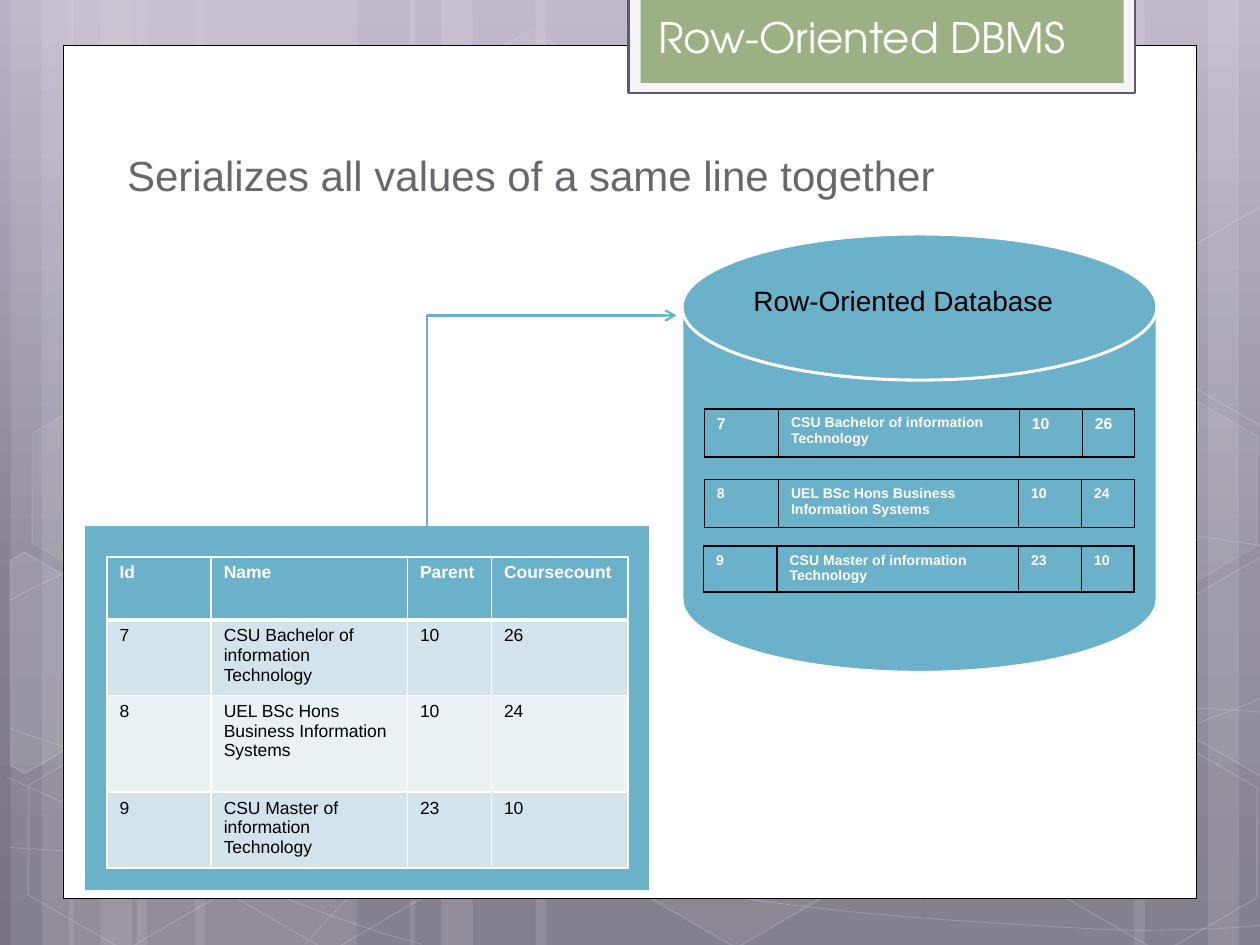
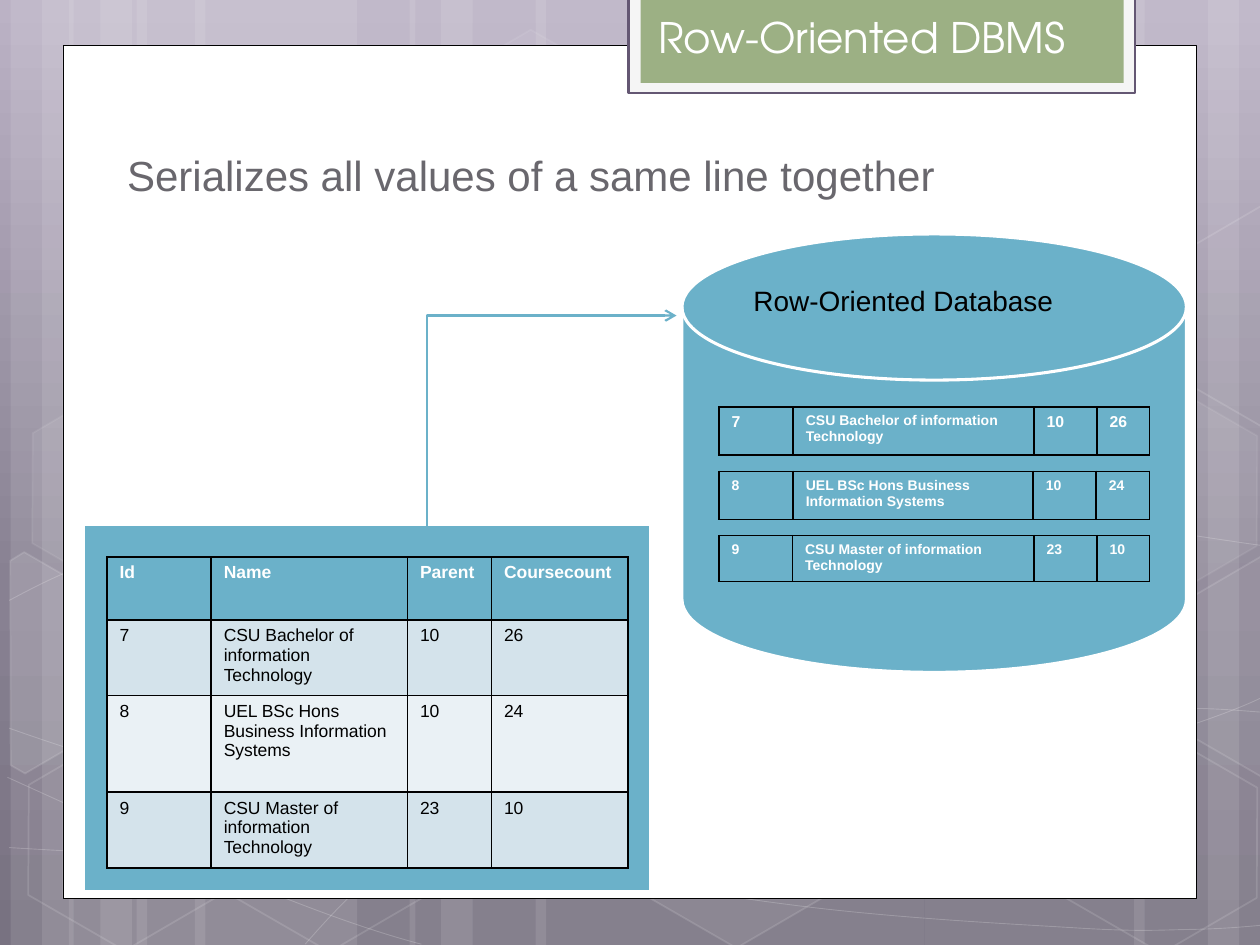
Before and after one commit to helpcat/bigdataworkshop2, a slide deck: slide 11 of slides/MonetDB workshop.pptx. Drawn at 1260x945 pixels with LibreOffice and Linux fonts; fonts in the diff are those of the drawing. Boxes give left, top, right and bottom in pixels: in the first picture for what was removed or moved away, otherwise in the second. Text is boxed around its words. In the diff, an @@ line names an element or a change of style, - is before the commit and + after.

```diff
--- a/slides/MonetDB workshop.pptx
+++ b/slides/MonetDB workshop.pptx
@@ cylinder: place and size @@
-cylinder at [682,234,1157,673]
+cylinder at [682,234,1186,673]
@@ table: place and size @@
-table at [704,408,1135,456]
+table at [719,407,1150,455]
@@ table: place and size @@
-table at [704,479,1134,527]
+table at [719,471,1149,519]
@@ table: place and size @@
-table at [703,546,1134,592]
+table at [719,536,1150,582]
@@ table at [107,557,629,868] @@
@@ borders changed @@
```
Also in this commit, not shown: 4 other slides changed, 1 slide removed, 2 other files.
